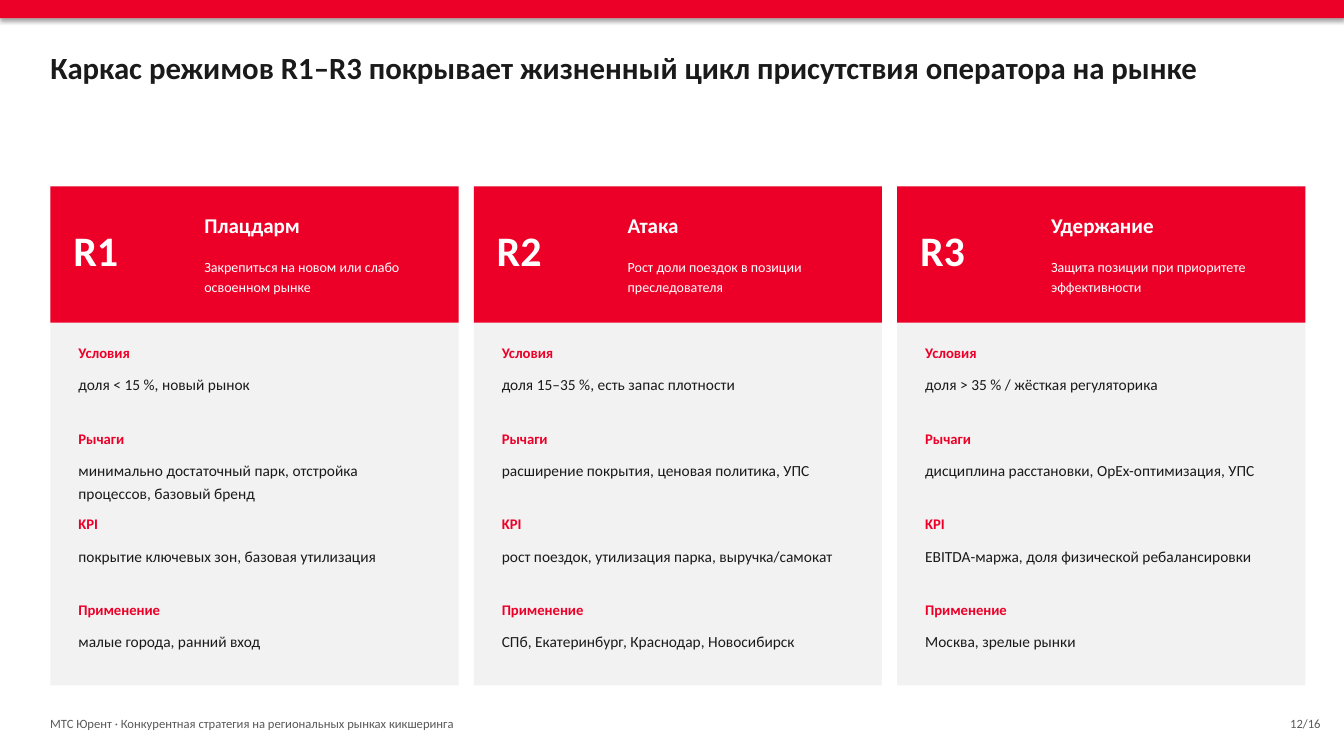
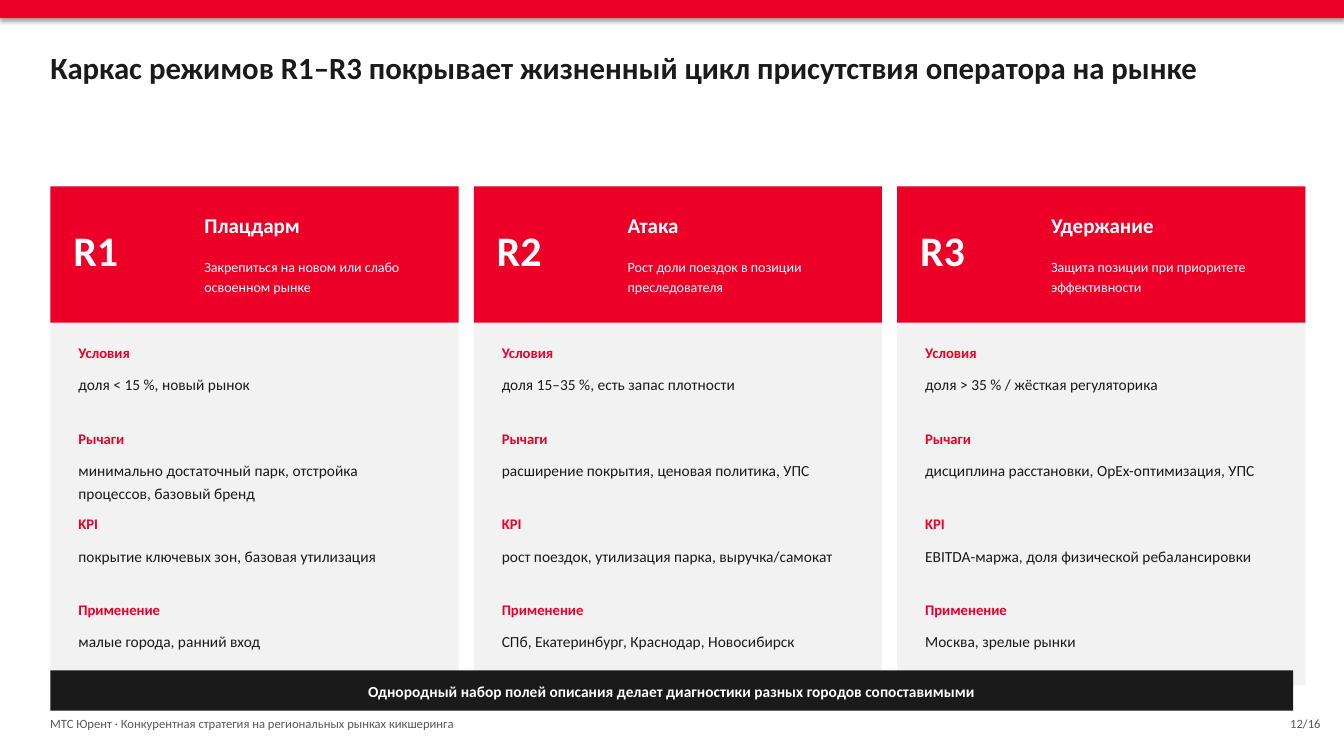
Before and after one commit to alalolop3-hue/-, a slide deck: slide 12 of vkr/VKR_presentation.pptx. Drawn at 1344x756 pixels with LibreOffice and Linux fonts; fonts in the diff are those of the drawing. Boxes give left, top, right and bottom in pixels: in the first picture for what was removed or moved away, otherwise in the second. Text is boxed around its words. In the diff, an @@ line names an element or a change of style, - is before the commit and + after.

```diff
--- a/vkr/VKR_presentation.pptx
+++ b/vkr/VKR_presentation.pptx
@@ rectangle added at box(50, 670, 1294, 711), fill #1A1A1A @@
@@ text added at box(368, 686, 974, 700), 11 pt, text #FFFFFF, bold @@
+Однородный набор полей описания делает диагностики разных городов сопоставимыми
```
Also in this commit, not shown: 13 other slides changed, 4 other files.
